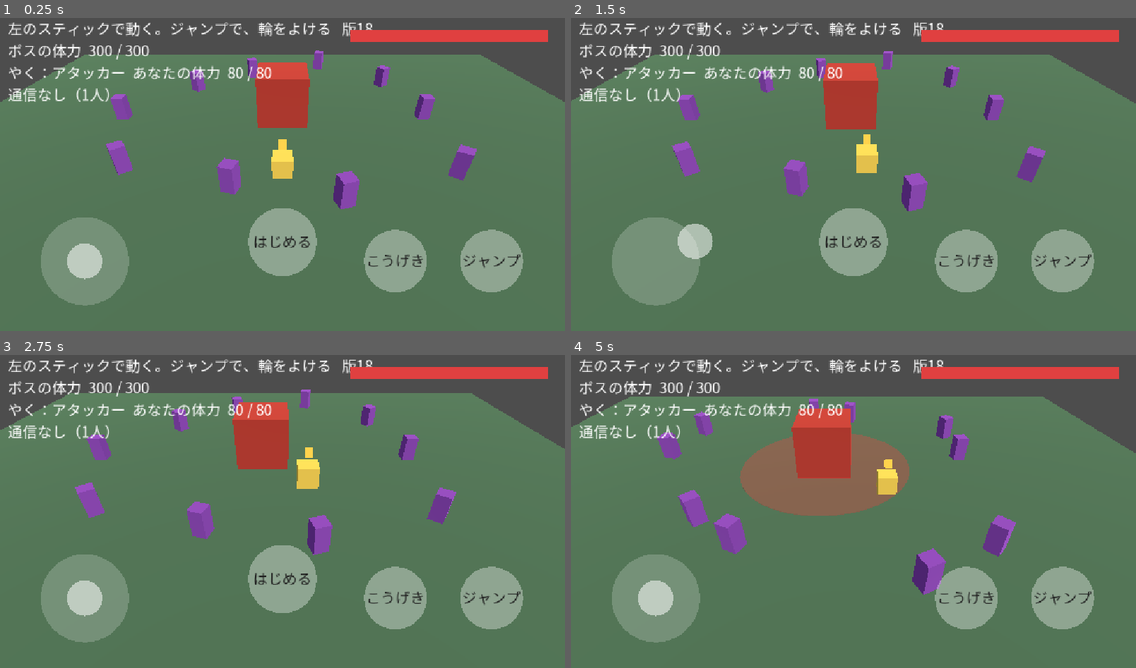
Above: before the commit, frames 1-4 (two rows, left to right).
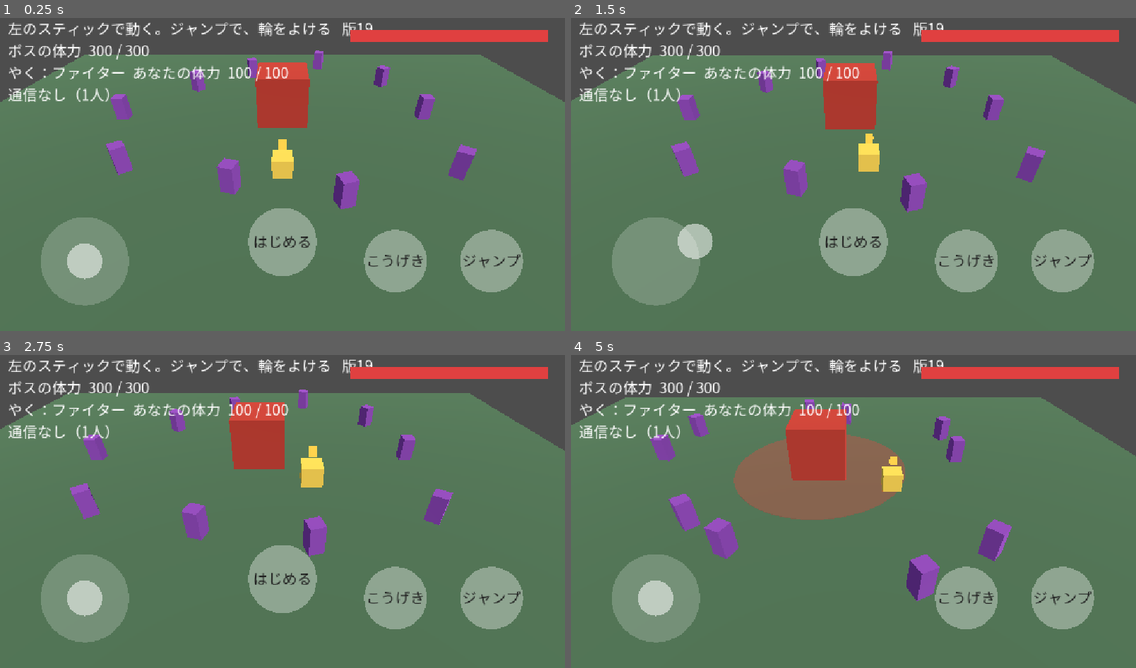
Above: after the commit, the same moments.

Repository: koyoy1016-gif/bigbusters-godot
Game: Godot game, scene res://scenes/prototype/stick_prototype.tscn
Same seed, same stepped clock (60 frames per second), same inputs: the game is played once before the commit and once after it. This scene is started directly instead of the project's main scene.
Inputs (mouse positions are in pixels of both pictures, inside the frame that each line leads up to):
- Up to frame 1 (0.25 s): no input
- Up to frame 2 (1.5 s): tap Enter at 0.5 s; move the mouse to (977, 155) at 0.52 s; tap 1 at 0.6 s; click (977, 155) at 0.67 s; drag from (740, 187) to (825, 237) at 1.27 s
- Up to frame 3 (2.75 s): move the mouse to (339, 439) at 2.02 s; tap 1 at 2.1 s; click (339, 439) at 2.17 s
- Up to frame 4 (5 s): drag from (825, 574) to (684, 461) at 2.77 s; move the mouse to (1023, 558) at 3.52 s; tap 1 at 3.6 s; click (1023, 558) at 3.67 s; drag from (684, 461) to (768, 430) at 4.27 s

The runs differ from the first frame. In frame 1, 0.3% of the frame differs, in the area x 9-66%, y 1-21%; in frame 2, 0.9%; in frame 3, 2.4%; in frame 4, 4.6%, in the area x 0-100%, y 1-79%.

Commit message:
戦いの役割を新4役職（ファイター・ガーディアン・シューター・サポート）に置き換え。遠距離はこうげきの届く距離が長い。Xの技の仮案を記録
Co-Authored-By: Claude Sonnet 5.5 <noreply@anthropic.com>
Claude-Session: https://claude.ai/code/session_01U5QjkxQPQVJ9bA9eQTVgJt

Diff:
--- a/data/characters.json
+++ b/data/characters.json
@@ -27,7 +27,7 @@
       "archetype": "swordsman",
       "weapon": "けん",
       "note": "主人公。ばらんすのよい近接",
-      "skill": "大ぶり",
+      "skill": "斬る",
       "break_power": 1.5
     },
     {
@@ -181,7 +181,7 @@
         "attack": "Attack",
         "down": "Death"
       },
-      "skill": "しょうかん",
+      "skill": "召喚",
       "break_power": 1.0
     },
     {
@@ -203,7 +203,7 @@
         "attack": "Attack",
         "down": "Death"
       },
-      "skill": "かいふく",
+      "skill": "回復",
       "break_power": 1.0
     }
   ],
@@ -224,5 +224,6 @@
     "シューター": "遠距離から攻撃する",
     "ガーディアン": "盾で味方を守る",
     "サポート": "回復・味方を出す、など味方を助ける"
-  }
+  },
+  "skill_note": "Xの技（仮案。ユーザー決定 2026-10-18）"
 }
--- a/data/prototype_stick.json
+++ b/data/prototype_stick.json
@@ -109,36 +109,38 @@
   "round_future_sec": 10.0,
   "roles": {
     "p1": {
-      "name": "アタッカー",
-      "hp": 80.0,
-      "move_speed": 6.0,
-      "jump_speed": 8.0,
-      "attack_power": 15.0,
-      "attack_cooldown_sec": 0.4
+      "name": "ファイター",
+      "hp": 100.0,
+      "move_speed": 7.0,
+      "jump_speed": 8.0,
+      "attack_power": 12.0,
+      "attack_cooldown_sec": 0.35
     },
     "p2": {
-      "name": "サポーター",
+      "name": "ガーディアン",
       "hp": 160.0,
       "move_speed": 5.0,
       "jump_speed": 8.0,
       "attack_power": 7.0,
-      "attack_cooldown_sec": 0.4
+      "attack_cooldown_sec": 0.5
     },
     "p3": {
-      "name": "クイック",
-      "hp": 100.0,
-      "move_speed": 9.0,
-      "jump_speed": 10.0,
+      "name": "シューター",
+      "hp": 70.0,
+      "move_speed": 6.0,
+      "jump_speed": 8.0,
       "attack_power": 9.0,
-      "attack_cooldown_sec": 0.25
+      "attack_cooldown_sec": 0.3,
+      "attack_reach": 7.0
     },
     "p4": {
-      "name": "リカバリー",
+      "name": "サポート",
       "hp": 90.0,
       "move_speed": 6.0,
       "jump_speed": 8.0,
-      "attack_power": 8.0,
-      "attack_cooldown_sec": 0.4
+      "attack_power": 6.0,
+      "attack_cooldown_sec": 0.4,
+      "attack_reach": 4.0
     }
   },
   "role_label": "やく",
@@ -158,7 +160,7 @@
   ],
   "charge_color": "#ff9a20",
   "build_label": "版",
-  "build_id": "18",
+  "build_id": "19",
   "camera_follow": 0.5,
   "camera_follow_per_sec": 6.0,
   "marker_size": 0.35,
--- a/scripts/prototype/stick_prototype.gd
+++ b/scripts/prototype/stick_prototype.gd
@@ -521,7 +521,7 @@
 func attack() -> bool:
 	if not round_active() or downed or attack_cooldown > 0.0:
 		return false
-	var reach := float(config["attack_reach"]) + float(config["boss_size"]) * 0.5
+	var reach := role_value("attack_reach") + float(config["boss_size"]) * 0.5
 	if not Damage.in_reach(player.position, boss.position, reach):
 		return _attack_sub_enemy()
 	attack_cooldown = role_value("attack_cooldown_sec")
@@ -534,7 +534,7 @@
 
 ## サブ敵への攻撃。届く距離のいちばん近い敵に当たる。ボスの体力には数えない（自分の画面の中だけ）
 func _attack_sub_enemy() -> bool:
-	var reach := float(config["attack_reach"]) + float((config["sub_enemy_size"] as Array)[0]) * 0.5
+	var reach := role_value("attack_reach") + float((config["sub_enemy_size"] as Array)[0]) * 0.5
 	var i := crowd_state.nearest_alive(sub_crowd.last_positions, player.position, reach)
 	if i < 0:
 		return false
--- a/tests/test_characters.gd
+++ b/tests/test_characters.gd
@@ -61,6 +61,16 @@
 		if str(c.get("skill", "")) == "" or not c.has("break_power"):
 			skills_ok = false
 	check(skills_ok, "全員に、Xの技と、ゲージ割りの強さがある")
+	var skill_font_ok := true
+	for c in cfg["characters"]:
+		for ch in str(c["skill"]):
+			if not font.has_char(ch.unicode_at(0)):
+				skill_font_ok = false
+	check(skill_font_ok, "Xの技の名前の文字がフォントにある")
+	var skills := {}
+	for c in cfg["characters"]:
+		skills[str(c["id"])] = str(c["skill"])
+	check(skills["hero_swordsman"] == "斬る" and skills["guardian"] == "バリア" and skills["sprinter"] == "ダッシュ" and skills["brawler"] == "ダッシュ" and skills["gunner"] == "射撃" and skills["healer"] == "回復" and skills["bomber"] == "投げ" and skills["mage"] == "魔法" and skills["summoner"] == "召喚", "Xの技は、ユーザーが決めた仮案どおり")
 	for want in ["swordsman", "speed", "fist", "gun", "bomb", "magic", "shield", "summon", "heal"]:
 		check(kinds.has(want), "タイプ " + want + " がいる")
 	for a in cfg["actions"]:
--- a/tests/test_stick_prototype.gd
+++ b/tests/test_stick_prototype.gd
@@ -280,9 +280,9 @@
 		s6.round_end_ms = now6[0]
 		var lines: Array = s6.build_result_lines()
 		check(lines.size() == 3 and str(lines[0]).ends_with("1：23"), "結果：かかった時間（83秒＝1：23）：" + str(lines))
-		check(str(lines[1]).ends_with("123") and str(lines[2]).contains("1 アタッカー 123") and str(lines[2]).contains("2 サポーター 77"), "結果：与えたダメージの順位（役割の名前つき）：" + str(lines[2]))
+		check(str(lines[1]).ends_with("123") and str(lines[2]).contains("1 ファイター 123") and str(lines[2]).contains("2 ガーディアン 77"), "結果：与えたダメージの順位（役割の名前つき）：" + str(lines[2]))
 		s6.net_state = {"slot": "p1", "members": ["p1", "p2"], "hits": {"p1": 123, "p2": 500}}
-		check(str(s6.build_result_lines()[2]).contains("1 サポーター 500") and str(s6.build_result_lines()[2]).contains("2 アタッカー 123"), "ほかの人のほうが多ければ、順位が入れ替わる")
+		check(str(s6.build_result_lines()[2]).contains("1 ガーディアン 500") and str(s6.build_result_lines()[2]).contains("2 ファイター 123"), "ほかの人のほうが多ければ、順位が入れ替わる")
 		s6.net_state = {"slot": "p1", "members": ["p1"], "hits": {}}
 		check(s6.build_result_lines().size() == 2, "1人だけのときは、順位の行は出さない")
 		s6.won = false
@@ -361,10 +361,10 @@
 		s4.net_state = {"slot": "p2"}
 		var hp_p2: float = s4.role_value("hp")
 		s4.net_state = {"slot": "p1"}
-		check(hp_p2 > s4.role_value("hp"), "p2（サポーター）は、p1（アタッカー）より体力が多い")
-		check(roles["p1"]["attack_power"] > roles["p2"]["attack_power"], "p1（アタッカー）は、p2（サポーター）よりこうげきが強い")
-		check(roles["p3"]["move_speed"] > roles["p1"]["move_speed"] and roles["p3"]["attack_cooldown_sec"] < roles["p1"]["attack_cooldown_sec"], "p3（クイック）は、速く動け、連続でこうげきできる")
-		check(roles["p3"]["jump_speed"] > roles["p1"]["jump_speed"], "p3（クイック）は、高く跳べる")
+		check(hp_p2 > s4.role_value("hp"), "p2（ガーディアン）は、p1（ファイター）より体力が多い")
+		check(roles["p1"]["attack_power"] > roles["p2"]["attack_power"], "p1（ファイター）は、p2（ガーディアン）よりこうげきが強い")
+		check(roles["p3"]["attack_reach"] > float(s4.config["attack_reach"]) * 2.0 and roles["p3"]["hp"] < roles["p1"]["hp"], "p3（シューター）は、遠くからこうげきできるが、体力は少ない")
+		check(roles["p2"]["hp"] > roles["p4"]["hp"] and roles["p4"]["attack_reach"] > float(s4.config["attack_reach"]), "p2（ガーディアン）がいちばん体力が多い。p4（サポート）は、少し離れてもこうげきできる")
 		s4.net_state = {}
 		check(s4.role_value("hp") == float(roles["p1"]["hp"]), "通信なしのときは、p1の役割")
 		s4.net_state = {"slot": "p3"}
@@ -417,7 +417,7 @@
 		s3.player.position = Vector3(0.0, s3.ground_y, float(s3.config["boss_position"][1]) + 2.0)
 		s3.attack_cooldown = 0.0
 		check(s3.attack() and is_equal_approx(s3.boss_hp, float(s3.config["boss_hp"]) - 30.0 - s3.role_value("attack_power")), "こうげきで、体力はほかの人の分と合わせて減る")
-		check(sent.any(func(t): return str(t).begins_with("window.bbFirebase.sendHits(15")), "与えたダメージを送る")
+		check(sent.any(func(t): return str(t).begins_with("window.bbFirebase.sendHits(" + str(int(s3.role_value("attack_power"))))), "与えたダメージを送る")
 		s3.apply_net_state({"slot": "p1", "members": ["p1", "p2", "p3"], "positions": {"p2": {"x": 0.5, "y": 0.5, "t": 1}, "p3": {"x": 0.1, "y": 0.1, "t": 1}, "p4": {"x": 0.9, "y": 0.9, "t": 1}}, "hits": {"p2": 30}})
 		check(s3.other_target.has("p2") and s3.other_target.has("p3") and not s3.other_target.has("p4"), "部屋にいない人（p4）の古い位置は、箱にしない")
 		s3.apply_net_state({"slot": "p1", "members": ["p1"], "positions": {"p2": {"x": 0.5, "y": 0.5, "t": 1}}, "hits": {}})
Not shown, changed: NOTES.md
